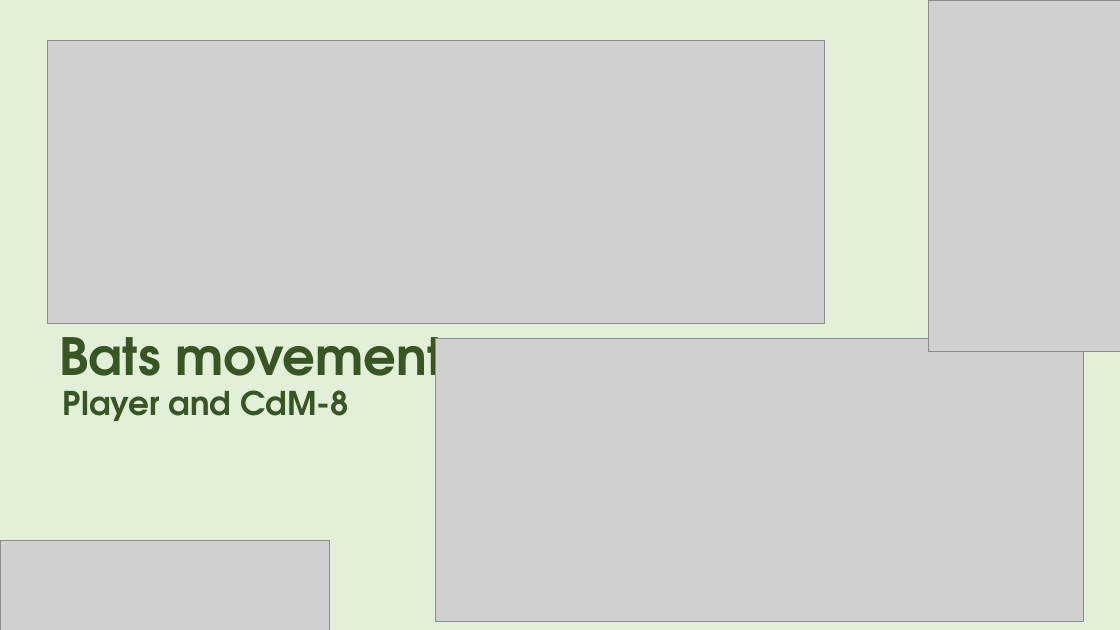
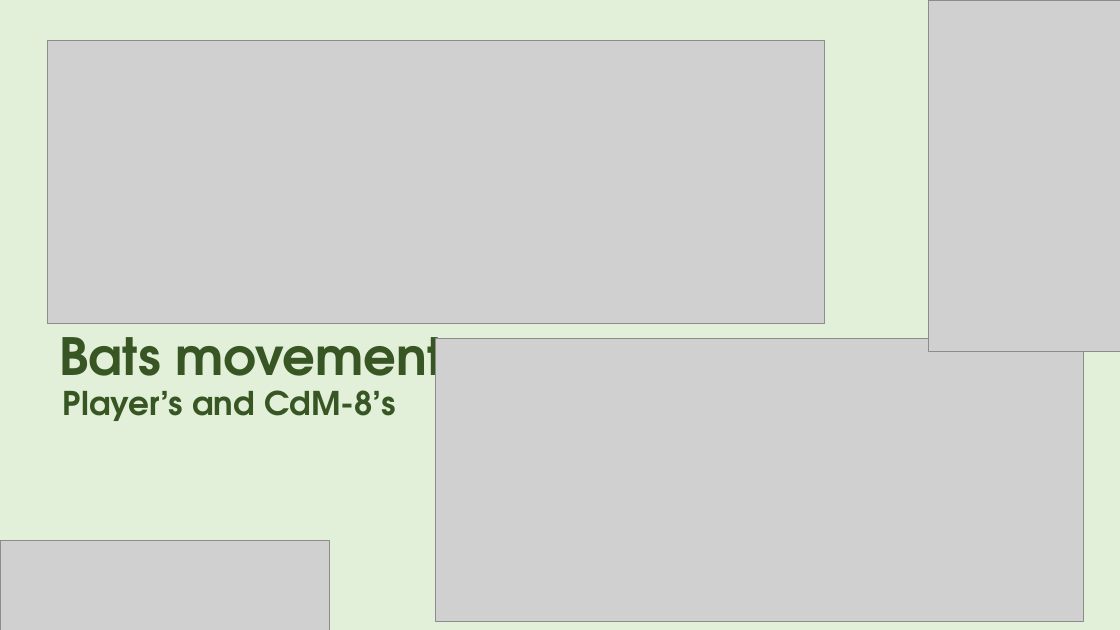
Before and after one commit to AsphodelRem/tv-tennis, a slide deck: slide 11 of presentation.pptx. Drawn at 1120x630 pixels with LibreOffice and Linux fonts; fonts in the diff are those of the drawing; grey boxes stand for pictures. Boxes give left, top, right and bottom in pixels: in the first picture for what was removed or moved away, otherwise in the second. Text is boxed around its words. In the diff, an @@ line names an element or a change of style, - is before the commit and + after.

```diff
--- a/presentation.pptx
+++ b/presentation.pptx
@@ text at <box>63,390,396,421</box>: text changed @@
-Player and CdM-8
+Player’s and CdM-8’s
```
Also in this commit, not shown: 9 other slides changed.
